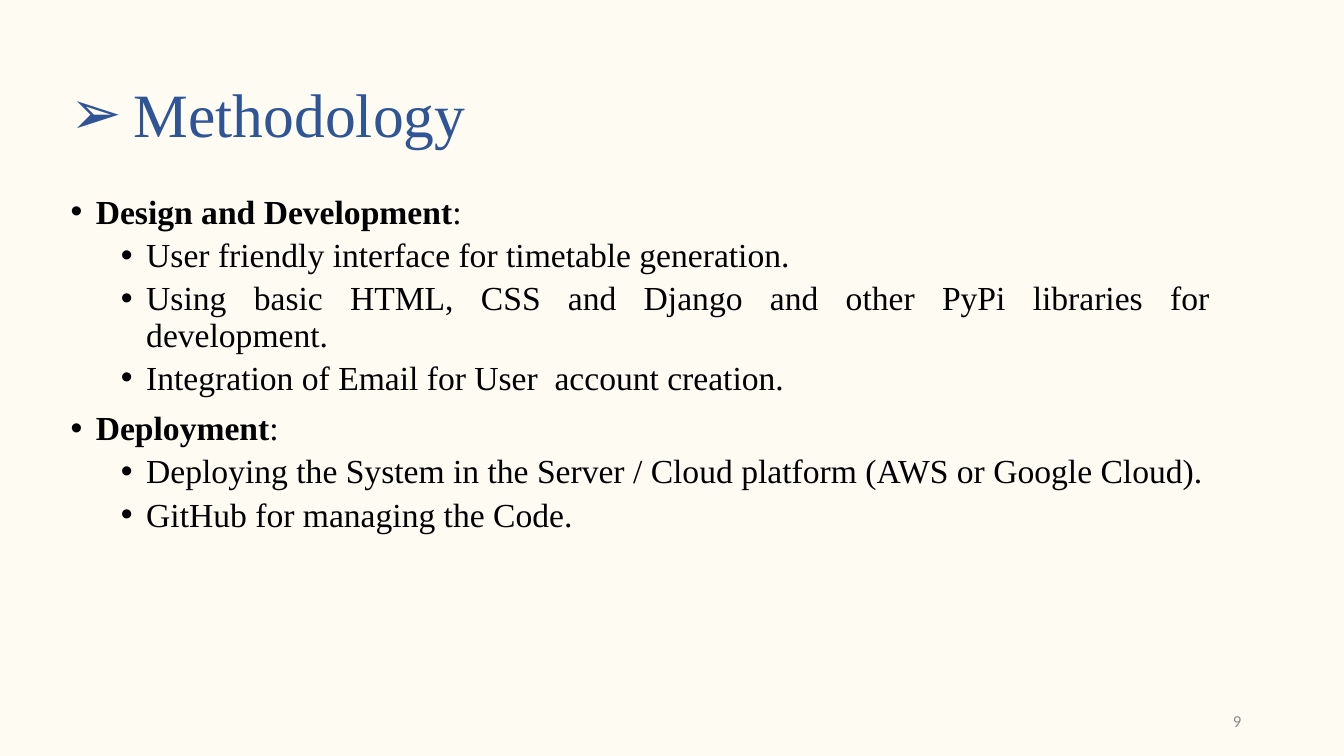
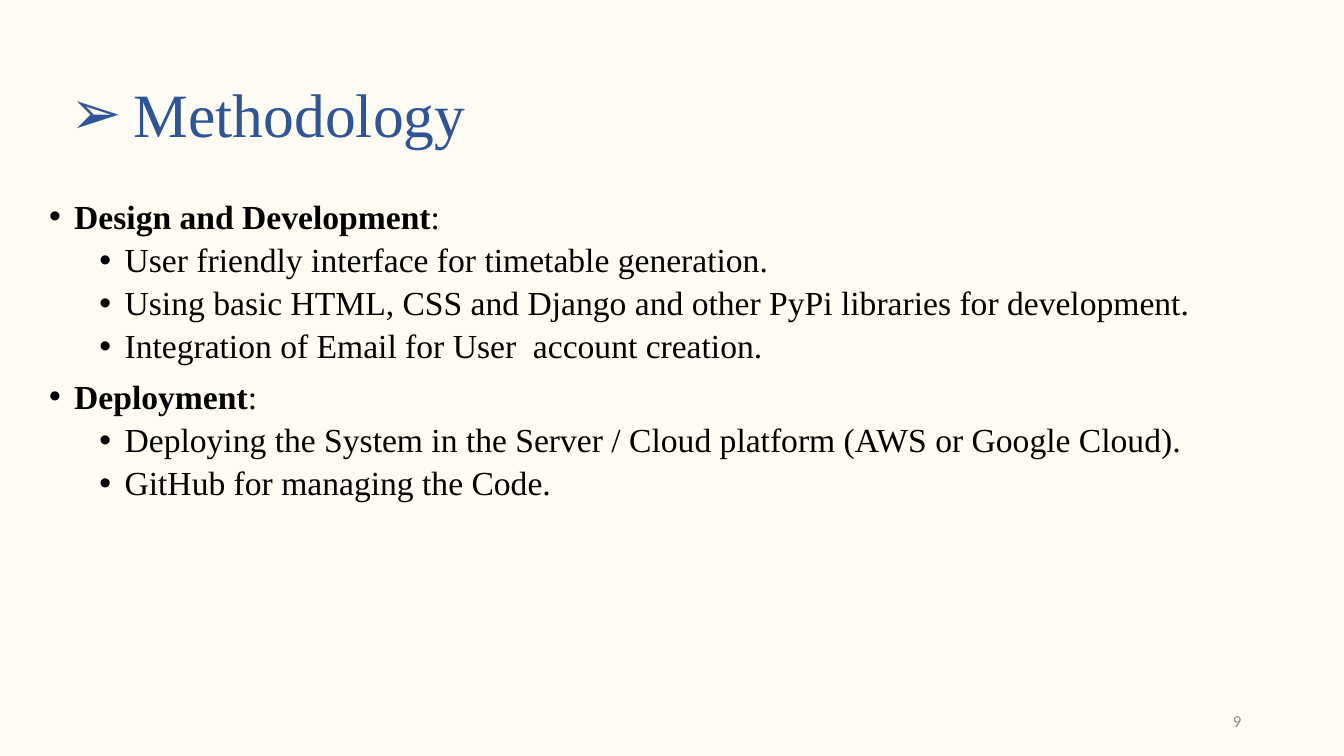
Before and after one commit to s-saanvi/Collection, a slide deck: slide 9 of Synopsis/Synopsis Presentation.pptx. Drawn at 1344x756 pixels with LibreOffice and Linux fonts; fonts in the diff are those of the drawing. Boxes give left, top, right and bottom in pixels: in the first picture for what was removed or moved away, otherwise in the second. Text is boxed around its words. In the diff, an @@ line names an element or a change of style, - is before the commit and + after.

```diff
--- a/Synopsis/Synopsis Presentation.pptx
+++ b/Synopsis/Synopsis Presentation.pptx
@@ text "Design and Development:" rewrapped from (96, 200, 1209, 533) to (74, 205, 1189, 502) @@
```
Also in this commit, not shown: 8 other slides changed, 1 slide removed, 4 other files.
